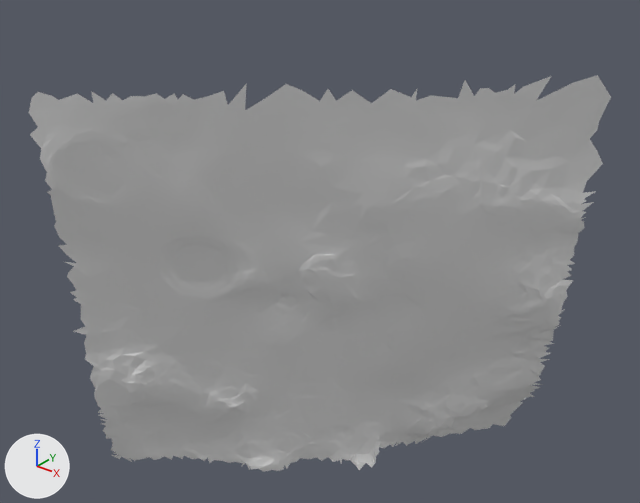
Renders of the glTF model moon small_tiles/tile_250.glb from each side of a commit.
Rendered twice from a 50 mm camera at (23.88, -27.03, -2.82) aimed at (18.52, -20.32, -6.98). Lighting does not change. The marker at lower left points along +X, +Y and +Z. The picture after the commit comes second. Vertices at exactly the same position are counted once.

The older version as bpy lines, for what is in view:
```python
me_t250 = bpy.data.meshes.new('t250')
me_t250.from_pydata(...)  # 3472 vertices, 6667 faces; spans x 16.39..20.97, y -22.67..-18.22, z -10.02..-4.89
ob_t250 = bpy.data.objects.new('t250', me_t250)
ob_t250.location = (0.0, 0.0, 0.0)
```
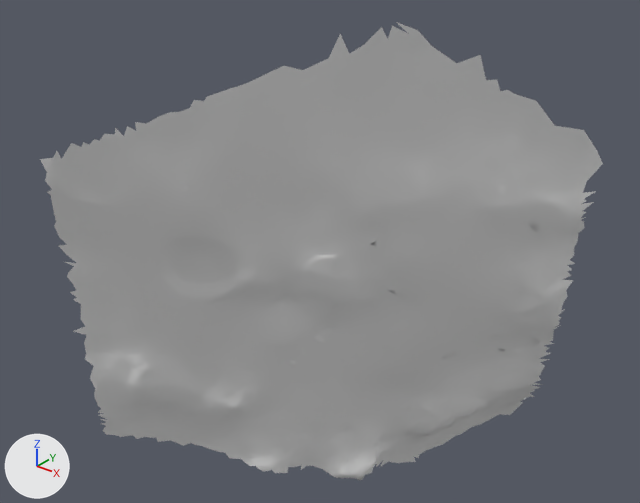
The change in detail:
me_t250 is used by ob_t250; location (0.0, 0.0, 0.0).
me_t250 had 3472 vertices, 6667 faces and spanned x 16.39..20.97, y -22.67..-18.22, z -10.02..-4.89.
me_t250 now has 3473 vertices, 6698 faces and spans x 16.53..20.95, y -22.6..-18.32, z -10.4..-4.36.
me_t250 part 1: 79 vertices removed from x 16.39..19.99, y -21.91..-18.22, z -10.02..-9.48; 114 vertices added at x 18.05..19.48, y -20.62..-18.73, z -10.4..-9.91.
me_t250 part 2: 69 vertices removed from x 17.03..18.17, y -22.67..-21.77, z -5.51..-4.94.
me_t250 part 3: 11 vertices removed from x 20.34..20.97, y -19.76..-19.06, z -5.46..-4.89; 46 vertices added at x 18.85..20.22, y -21.24..-19.89, z -4.91..-4.36.

Where the change shows, as pixel boxes (x1, y1, x2, y2) in the pictures (640 x 503 px; the box of a moved part takes in the faces that stretch with it):
't250', reshaped (15% taller): before (29, 75, 611, 472); after (40, 22, 603, 480)
part 1 of me_t250, moved or reshaped: before (106, 414, 511, 470); after (272, 433, 460, 480)
part 2 of me_t250, deleted: before (29, 91, 194, 159)
part 3 of me_t250, built on: before (508, 75, 611, 139); after (245, 22, 501, 110)
